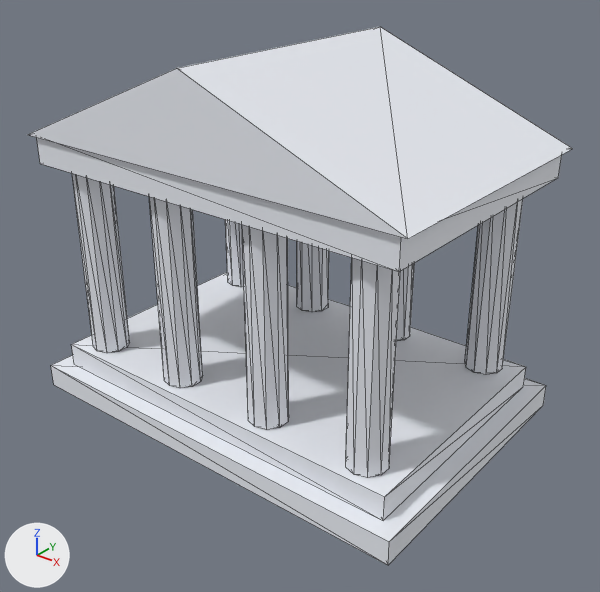
The glTF model assets/obj-temple.glb as it was, and as the next commit left it.
One viewpoint serves both versions: a 50 mm lens placed at (-0.05, -5.97, 2.96), pointed at (-2.68, -2.69, 0.93). Every picture has the same lights, and +X, +Y and +Z are marked at lower left. The first picture is the older version. Mesh edges are drawn as thin lines. Where no turn or scale is listed for an object, it has been applied to the vertices. Vertices at exactly the same position are counted once.
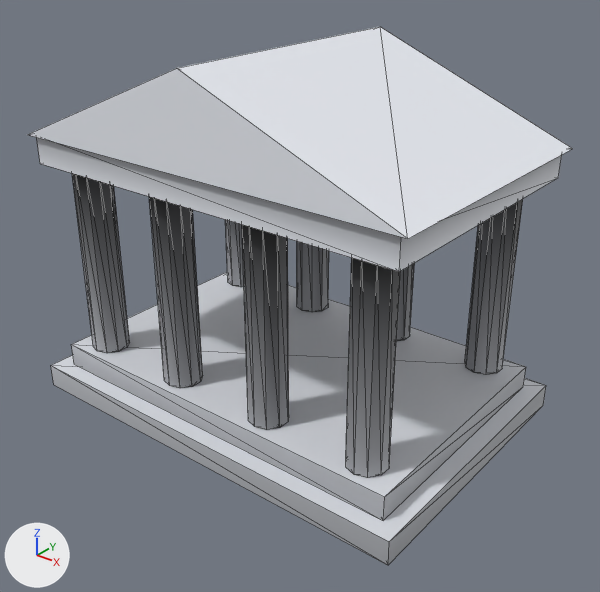
Changed parts and their boxes [x1, y1, x2, y2] in the pictures (600 x 592 px):
'Cube.019', recoloured
    both: [71, 272, 526, 520]
'Cube.018', recoloured
    both: [51, 355, 546, 565]
'Cube.020', recoloured
    both: [36, 137, 561, 272]
'Cylinder.018', recoloured, reshaped (darker)
    both: [346, 258, 400, 478]
'Cylinder.016', recoloured, reshaped (darker)
    both: [242, 225, 289, 430]
'Cylinder.014', recoloured, reshaped (darker)
    both: [149, 197, 203, 388]
'Cylinder.012', recoloured, reshaped (darker)
    both: [72, 173, 130, 353]
'Cylinder.019', recoloured, reshaped (darker)
    both: [465, 199, 523, 375]
'Cylinder.015', recoloured, reshaped (darker)
    both: [297, 241, 329, 312]
'Cylinder.013', recoloured, reshaped (darker)
    both: [225, 220, 244, 287]
'Cylinder.017', recoloured, reshaped (darker)
    both: [397, 263, 415, 341]

The change, as a list of edits to the scene's bpy script:
```text
Change mat_marble:
    where n0 = _N.new('ShaderNodeBsdfPrincipled'); n0.name = 'Principled BSDF'
    remove n0.inputs[0].default_value = (0.855, 0.88, 0.939, 1.0)  # 'Base Color', white #eef1f8
    add n2 = _N.new('ShaderNodeMix'); n2.name = 'Mix'
    add n2.data_type = 'RGBA'
    add n2.blend_type = 'MULTIPLY'
    add n2.inputs[0].default_value = 1.0  # 'Factor'
    add n2.inputs[7].default_value = (0.855, 0.88, 0.939, 1.0)  # 'B', white #eef1f8
    add n3 = _N.new('ShaderNodeVertexColor'); n3.name = 'Color Attribute'
    add _L.new(n2.outputs[2], n0.inputs[0])  # 'Result' to 'Base Color'
    add _L.new(n3.outputs[0], n2.inputs[6])  # 'Color' to 'A'
Change me_cube_018:
    where me_cube_018.from_pydata(...)  # 8 vertices, 12 faces; spans x -1.25..1.25, y -0.85..0.85, z -0.07..0.07
    me_cube_018 part 1: vertex colours changed
Change me_cube_019:
    where me_cube_019.from_pydata(...)  # 8 vertices, 12 faces; spans x -1.15..1.15, y -0.75..0.75, z -0.07..0.07
    me_cube_019 part 2: vertex colours changed
Change me_cube_020:
    where me_cube_020.from_pydata(...)  # 8 vertices, 12 faces; spans x -1.17..1.17, y -0.77..0.77, z -0.08..0.08
    me_cube_020 part 3: vertex colours changed
Change me_cylinder_015:
    where me_cylinder_015.from_pydata(...)  # 20 vertices, 36 faces; spans x -0.105..0.105, y -0.11..0.11, z -0.575..0.575
    used by ob_cylinder_015; parent = ob_lm_education; location = (-0.32, 0.6, 1.04)
    me_cylinder_015 part 4: vertex colours changed
Change me_cylinder_017:
    where me_cylinder_017.from_pydata(...)  # 20 vertices, 36 faces; spans x -0.105..0.105, y -0.11..0.11, z -0.575..0.575
    used by ob_cylinder_017; parent = ob_lm_education; location = (0.32, 0.6, 1.04)
    me_cylinder_017 part 5: vertex colours changed
Change me_cylinder_018:
    where me_cylinder_018.from_pydata(...)  # 20 vertices, 36 faces; spans x -0.105..0.105, y -0.11..0.11, z -0.575..0.575
    used by ob_cylinder_018; parent = ob_lm_education; location = (0.95, -0.6, 1.04)
    me_cylinder_018 part 6: vertex colours changed
Change me_cylinder_019:
    where me_cylinder_019.from_pydata(...)  # 20 vertices, 36 faces; spans x -0.105..0.105, y -0.11..0.11, z -0.575..0.575
    used by ob_cylinder_019; parent = ob_lm_education; location = (0.95, 0.6, 1.04)
    me_cylinder_019 part 7: vertex colours changed
Change me_pediment:
    where me_pediment.from_pydata(...)  # 6 vertices, 8 faces; spans x -1.22..1.22, y -0.8..0.8, z 0.0..0.5
    me_pediment part 8: vertex colours changed
Add me_cylinder_020:
    me_cylinder_020.from_pydata(...)  # a 10-sided cylinder along z spanning x -0.105..0.105, y -0.11..0.11, z -0.575..0.575
    me_cylinder_020.materials.append(mat_marble)
Change ob_cylinder_012:
    ob_cylinder_012: bpy.data.objects.new('Cylinder.012', me_cylinder_012) -> bpy.data.objects.new('Cylinder.012', me_cylinder_013)
Change ob_cylinder_013:
    ob_cylinder_013: bpy.data.objects.new('Cylinder.013', me_cylinder_013) -> bpy.data.objects.new('Cylinder.013', me_cylinder_014)
Change ob_cylinder_014:
    ob_cylinder_014: bpy.data.objects.new('Cylinder.014', me_cylinder_014) -> bpy.data.objects.new('Cylinder.014', me_cylinder_015)
Change ob_cylinder_015:
    ob_cylinder_015: bpy.data.objects.new('Cylinder.015', me_cylinder_015) -> bpy.data.objects.new('Cylinder.015', me_cylinder_016)
Change ob_cylinder_016:
    ob_cylinder_016: bpy.data.objects.new('Cylinder.016', me_cylinder_016) -> bpy.data.objects.new('Cylinder.016', me_cylinder_017)
Change ob_cylinder_017:
    ob_cylinder_017: bpy.data.objects.new('Cylinder.017', me_cylinder_017) -> bpy.data.objects.new('Cylinder.017', me_cylinder_018)
Change ob_cylinder_018:
    ob_cylinder_018: bpy.data.objects.new('Cylinder.018', me_cylinder_018) -> bpy.data.objects.new('Cylinder.018', me_cylinder_019)
Change ob_cylinder_019:
    ob_cylinder_019: bpy.data.objects.new('Cylinder.019', me_cylinder_019) -> bpy.data.objects.new('Cylinder.019', me_cylinder_020)
```
